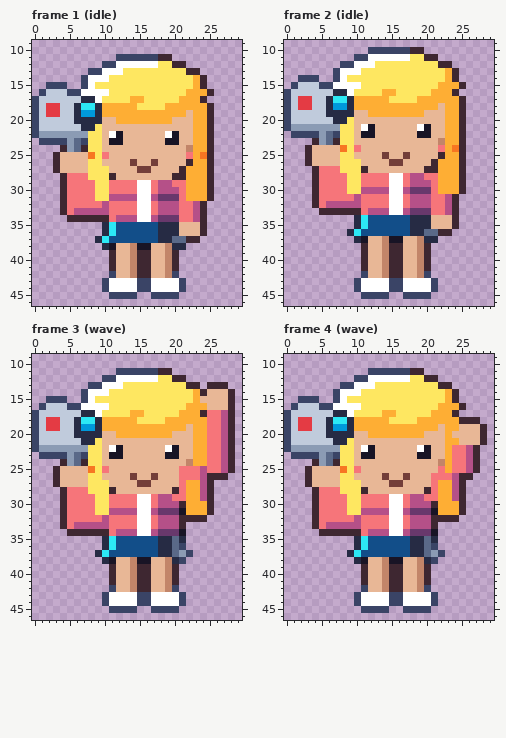
Two states of a pixel-art file, art/people/owner-duchess.aseprite. That is the earlier state.
32x48 pixels, 4 frames. Shown: frame 1 (idle): x 0..29, y 9..46; frame 2 (idle): x 0..29, y 9..46; frame 3 (wave): x 0..29, y 9..46; frame 4 (wave): x 0..29, y 9..46.
Now the later version:
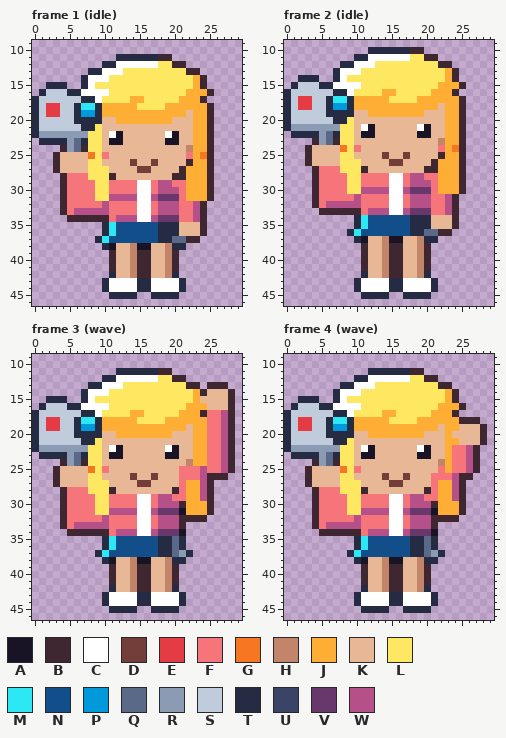
Palette (. is transparent): A #181425  B #3e2731  C #ffffff  D #733e39  E #e43b44  F #f6757a  G #f77622  H #c28569  J #feae34  K #e8b796  L #fee761  M #2ce8f5  N #124e89  P #0099db  Q #5a6988  R #8b9bb4  S #c0cbdc  T #262b44  U #3a4466  V #68386c  W #b55088
The edit:
Frame 1 (idle):
The author changed colour U to colour T in row 11 at x 12 to 17; in row 12 at x 10 to 11; in row 13 at x 8 to 9; in row 14 at x 7; in row 15 at x 2 to 4 and 7; in row 16 at x 1 and 5 to 6.
The author changed colour U to colour T in rows 17 to 22 at x 0; in row 23 at x 1 to 4 and 7; in row 42 at x 11 and 20; in rows 43 to 44 at x 10, 15 to 16 and 21; in row 45 at x 11 to 14 and 17 to 20.
Frame 2 (idle):
The author changed colour U to colour T in row 10 at x 12 to 17; in row 11 at x 10 to 11; in row 12 at x 8 to 9; in row 13 at x 7; in row 14 at x 2 to 4 and 7; in row 15 at x 1 and 5 to 6.
The author changed colour U to colour T in rows 16 to 21 at x 0; in row 22 at x 1 to 4 and 7; in row 42 at x 11 and 20; in rows 43 to 44 at x 10, 15 to 16 and 21; in row 45 at x 11 to 14 and 17 to 20.
Frame 3 (wave):
The author changed colour U to colour T in row 11 at x 12 to 17; in row 12 at x 10 to 11; in row 13 at x 8 to 9; in row 14 at x 7; in row 15 at x 2 to 4 and 7; in row 16 at x 1 and 5 to 6.
The author changed colour U to colour T in rows 17 to 22 at x 0; in row 23 at x 1 to 4 and 7; in row 36 at x 21; in row 37 at x 22; in row 38 at x 21; in row 42 at x 11 and 20.
The author changed colour U to colour T in rows 43 to 44 at x 10, 15 to 16 and 21; in row 45 at x 11 to 14 and 17 to 20.
Frame 4 (wave): the same change as frame 3 (wave)
